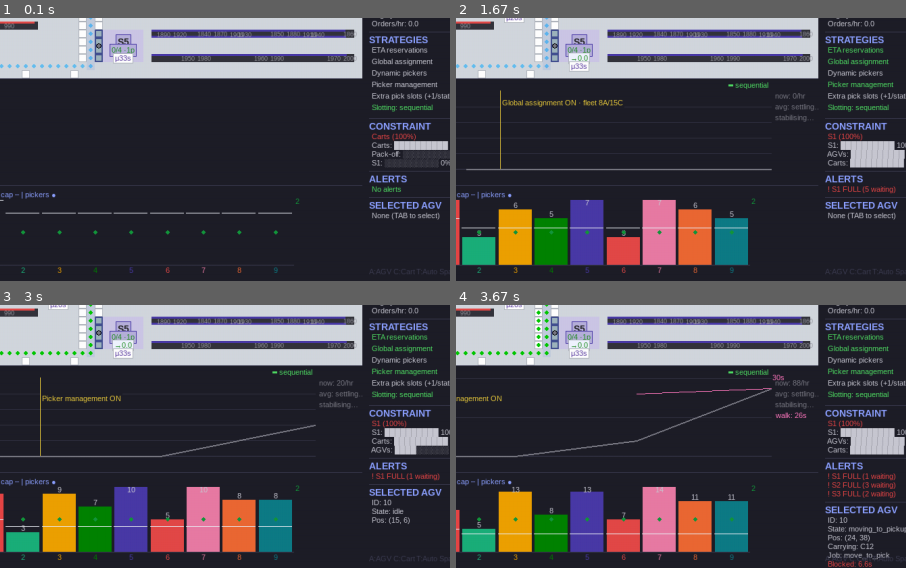
Above: before the commit, frames 1-4 (two rows, left to right).
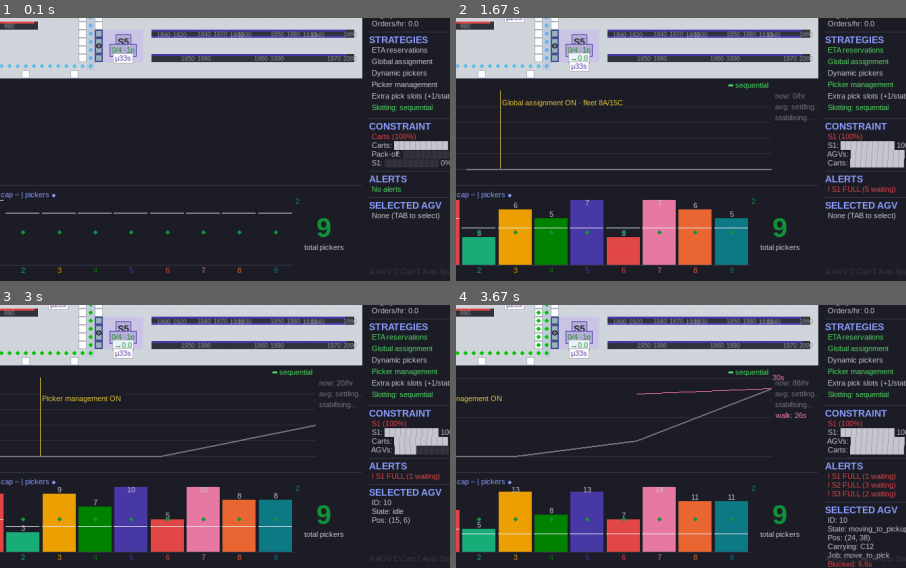
Above: after the commit, the same moments.

Repository: gompcc/WarehouseRepSim
Game: pygame game, started from agv_simulation/__main__.py
Two runs of this game, one before a commit and one after it. Both use one fixed random seed, a clock stepped at 60 frames per second and the inputs below.
Inputs:
- Up to frame 1 (0.1 s): no input
- Up to frame 2 (1.67 s): click "ETA reservations" at 0.38 s; click "Global assignment" at 0.72 s; tap Enter at 1 s; click "Picker management" at 1.38 s
- Up to frame 3 (3 s): hold Up 1.67-2.13 s; tap Space at 1.73, 2.03, 2.57 s; tap A at 2.17 s; hold Down 2.5-2.8 s; tap D at 2.83 s
- Up to frame 4 (3.67 s): hold Up 3.17-3.53 s; tap Space at 3.23 s; click "Box Depot" at 3.62 s
The pictures show only the part of the screen within x 37-87%, y 50-100%; the shares and areas given below are measured in that part.

The runs differ from the first frame. In frame 1, 0.3% of the frame differs, in the area x 67-77%, y 76-89%; in frame 2, 0.3%; in frame 3, 0.3%; in frame 4, 0.3%.

Commit message:
Big total-picker readout beside the station chart
Co-Authored-By: Claude Fable 5 <noreply@anthropic.com>

Diff:
--- a/agv_simulation/renderer.py
+++ b/agv_simulation/renderer.py
@@ -78,6 +78,10 @@
 # SKU-number overlay: (catalog id, pre-rendered surface). Placement is
 # static per run, so the ~2000 tiny labels render once per world build.
 _sku_overlay: tuple[int, pygame.Surface] | None = None
+
+# Large numeral font for the total-picker readout (lazy: font module must
+# be initialised first)
+_font_big: pygame.font.Font | None = None
 
 SKU_NUMBER_COLOR = (150, 150, 158)  # light grey
 
@@ -953,6 +957,16 @@
         picker_counts=picker_counts, constraint=constraint_name,
     )
 
+    # Big total-picker headcount beside the station chart
+    global _font_big
+    if _font_big is None:
+        _font_big = pygame.font.SysFont("Arial", 40, bold=True)
+    total_pickers = sum((picker_counts or {}).values())
+    n_txt = _font_big.render(str(total_pickers), True, (20, 150, 60))
+    surface.blit(n_txt, (975 - n_txt.get_width() // 2, band_y + 40))
+    cap = font_sm.render("total pickers", True, PANEL_TEXT)
+    surface.blit(cap, (975 - cap.get_width() // 2, band_y + 86))
+
     curves: list[tuple[str, list[tuple[float, float]]]] = []
     for name, series in (picks_history or {}).items():
         pts = rolling_rate(series)
